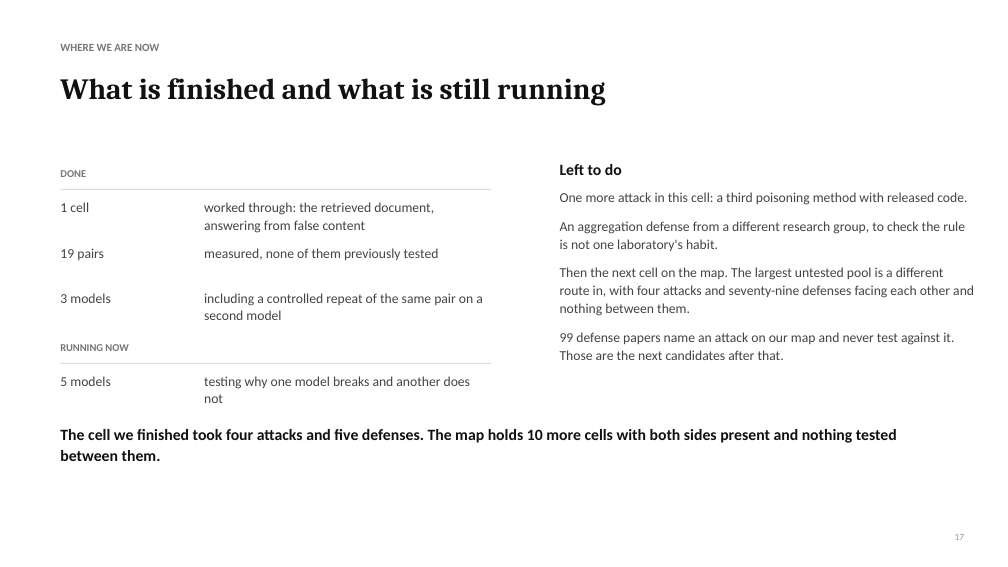
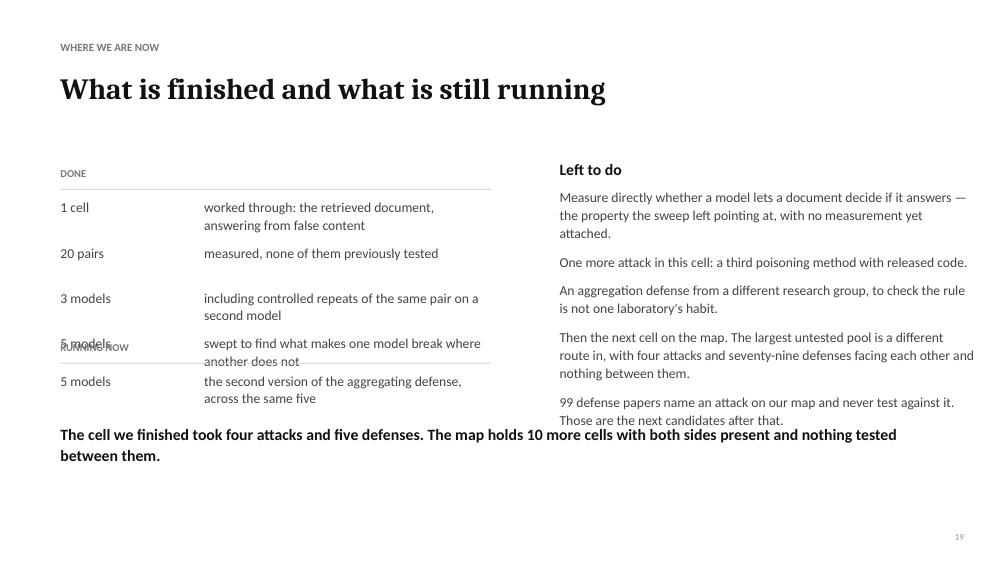
Before and after one commit to Nyamtulla/context_poison, a slide deck: slide 19 of advisor_meeting.pptx (slide 17 before the commit). Drawn at 1008x567 pixels with LibreOffice and Linux fonts; fonts in the diff are those of the drawing. Boxes give left, top, right and bottom in pixels: in the first picture for what was removed or moved away, otherwise in the second. Text is boxed around its words. In the diff, an @@ line names an element or a change of style, - is before the commit and + after.

```diff
--- a/advisor_meeting.pptx
+++ b/advisor_meeting.pptx
@@ text at <box>560,192,951,238</box>: paragraph added @@
+Measure directly whether a model lets a document decide if it answers — the property the sweep left pointing at, with no measurement yet attached.
@@ text at <box>60,248,104,260</box>: text changed @@
-19 pairs
+20 pairs
@@ text at <box>204,293,479,320</box>: text changed @@
-including a controlled repeat of the same pair on a second model
+including controlled repeats of the same pair on a second model
@@ text added at <box>60,338,110,351</box>, 13 pt, text #444444 @@
+5 models
@@ text at <box>204,338,481,366</box>: text changed @@
-testing why one model breaks and another does not
+swept to find what makes one model break where another does not
@@ text added at <box>204,376,462,403</box>, 13 pt, text #444444 @@
+the second version of the aggregating defense, across the same five
```
Also in this commit, not shown: 2 other slides changed, 2 slides added, 2 other files.
